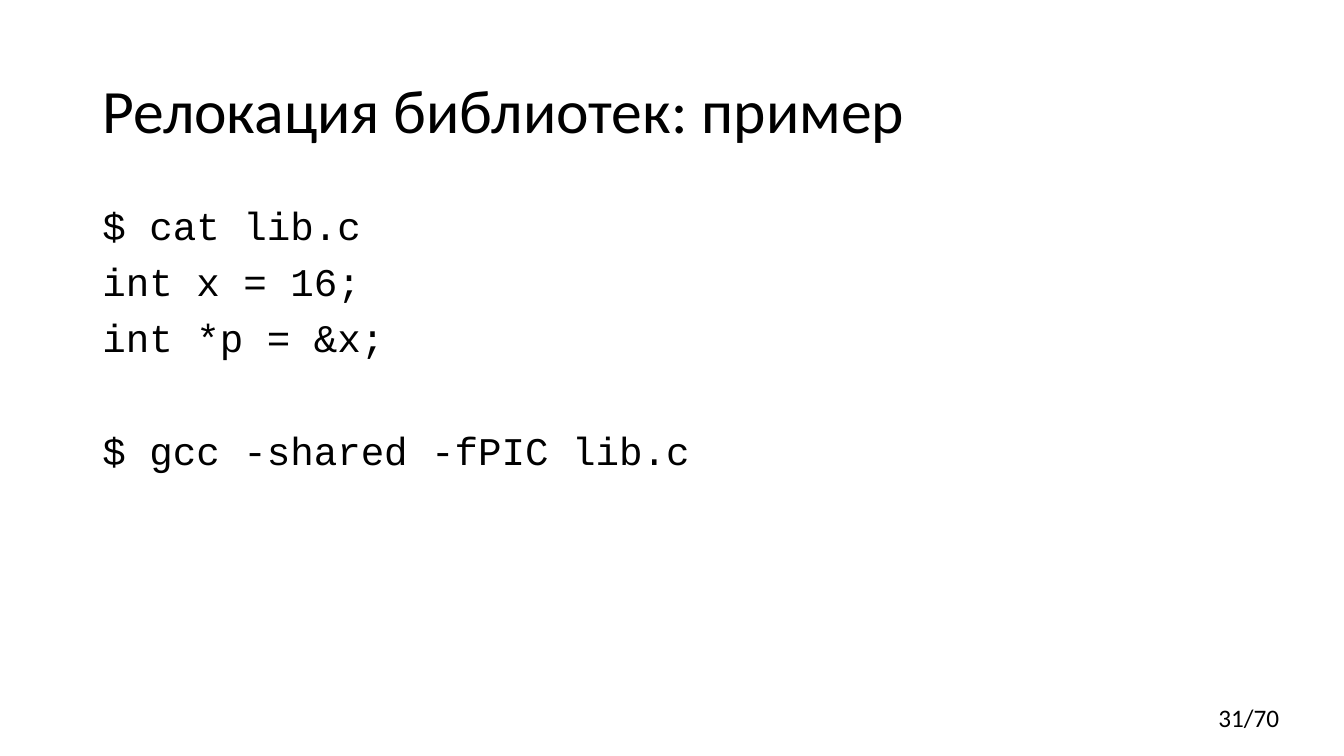
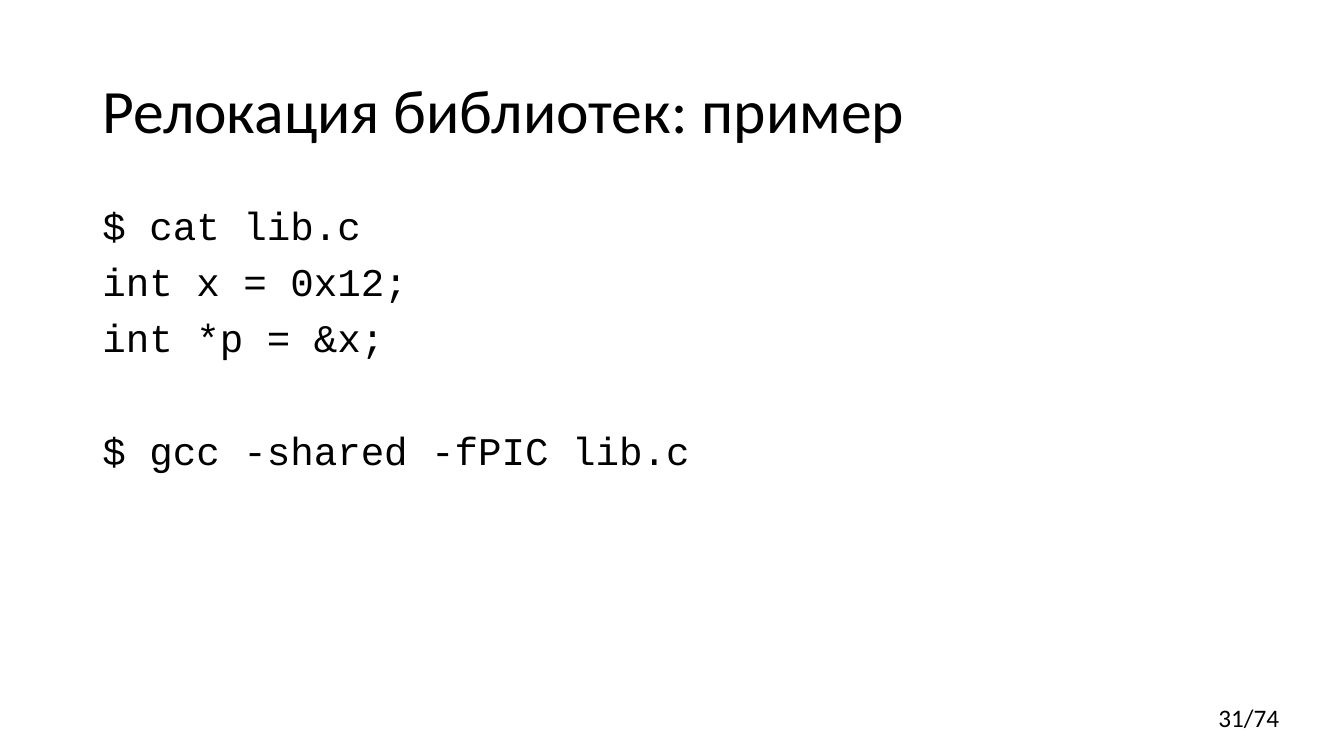
Before and after one commit to yugr/CppRussia, a slide deck: slide 31 of 2024/RU.pptx. Drawn at 1344x756 pixels with LibreOffice and Linux fonts; fonts in the diff are those of the drawing. Boxes give left, top, right and bottom in pixels: in the first picture for what was removed or moved away, otherwise in the second. Text is boxed around its words. In the diff, an @@ line names an element or a change of style, - is before the commit and + after.

```diff
--- a/2024/RU.pptx
+++ b/2024/RU.pptx
@@ text at (102, 268, 407, 303): text changed @@
-int x = 16;
+int x = 0x12;
@@ page number at (1218, 709, 1279, 728): text changed @@
-31/70
+31/74
```
Also in this commit, not shown: 5 other slides changed.
